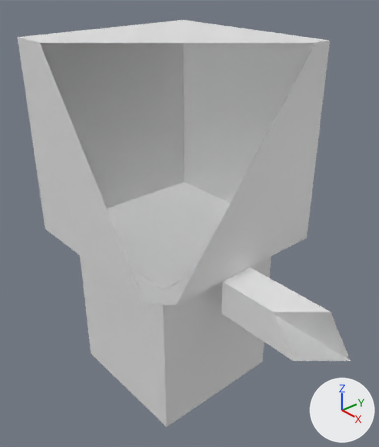
A saved change to the Blender file Assets/prefabs/player/char1idle.blend.
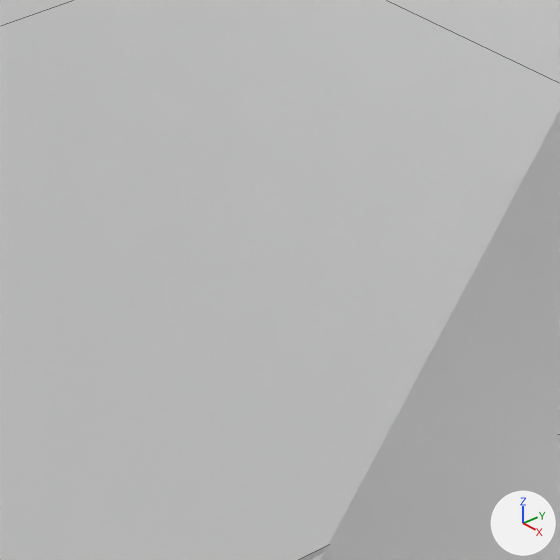
There are two pictures of each version: one whole from a 50 mm lens placed at (3.09, -2.51, 2.87), pointed at (0.09, 0.1, 0.79), one close up on the part from 39% to 59% of the width and 45% to 62% of the height. Every picture has the same lights, and +X, +Y and +Z are marked at lower right. The close-ups show mesh edges as thin lines. Everything nearer to the camera than a plane just in front of the edit is cut away.

Script lines for the objects in view, before the commit:
```python
me_cube_013 = bpy.data.meshes.new('Cube.013')
me_cube_013.from_pydata(...)  # a box spanning x -1.0..1.0, y -1.0..1.0, z -1.0..1.0; a box spanning x 1.26..2.93, y -0.25..0.25, z 0.5..0.93; a box spanning x -1.33..1.33, y -1.33..1.33, z 0.99..3.28; a box spanning x -2.93..-1.26, y -0.25..0.25, z 0.5..0.93
ob_char = bpy.data.objects.new('char', me_cube_013)
ob_char.location = (0.0, 0.0, 0.0)
ob_char.scale = (0.6, 0.6, 0.7)
```
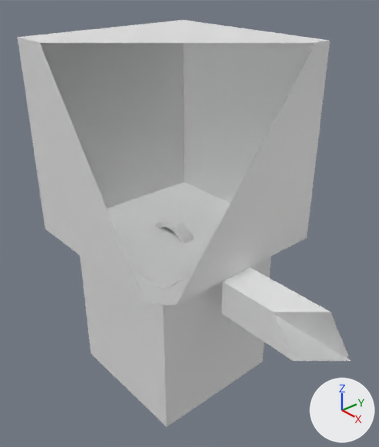
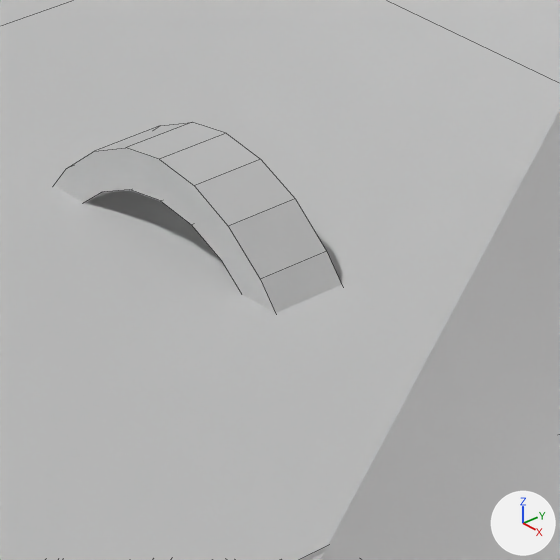
The change in detail:
Mesh me_cube_004 is new.
It has 134 vertices, 134 faces and spans x -1.0..1.0, y -1.0..1.0, z -1.0..1.63.
Object 'Cube' (ob_cube) is new; it shows me_cube_004.
Its location is (0.0, 0.0, 0.0).
Its scale is (0.3, 0.3, 0.5).

Changed parts and their boxes [x1, y1, x2, y2] in the close-ups (560 x 560 px):
'Cube', added
    after: [54, 122, 342, 313]
